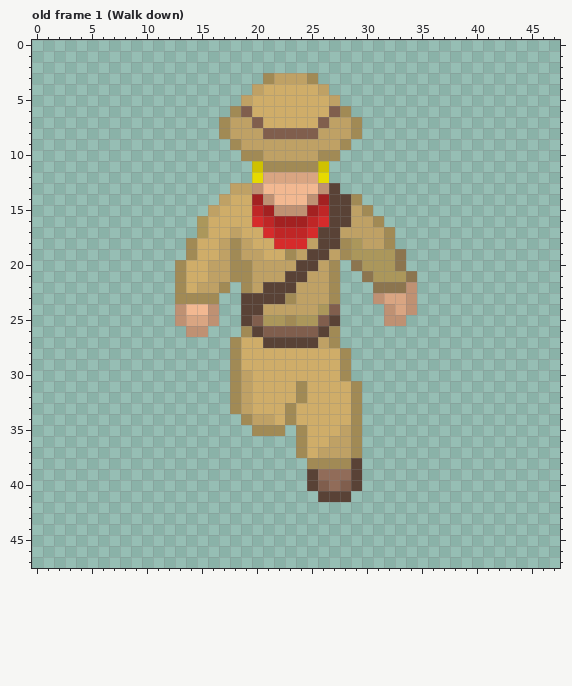
Two states of a pixel-art file, .gdignore/Aseprite/Explorer chop animation.aseprite. Above: the version before the commit.
48x48 pixels, 39 frames. Shown: old frame 1 (Walk down). The commit also changed other frames, which this record leaves out.
New version:
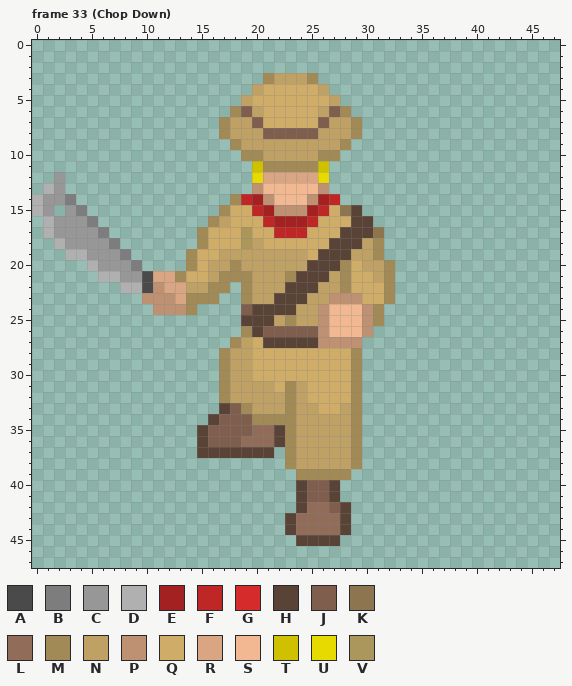
Palette (. is transparent): A #4a4a4a  B #7d7d7d  C #979797  D #b0b0b0  E #a32121  F #bf2626  G #d62b2b  H #594236  J #805e4d  K #8c754f  L #916c59  M #a18a55  N #bfa165  P #bf9173  Q #cfad69  R #d9a582  S #f2b891  T #cfc100  U #e6da00  V #ab975b
A new or re-ordered frame is compared with the old frame closest to it.
The author wrote: Day 2 WIP right facing chop anim updates
From old to new:
layer "Ed" added
layer "Machete" removed
frames re-ordered
Changed rows in their new state; - is an unchanged pixel.
Frame 33 (Chop Down) against old frame 1 (Walk down):
first column x 20:
 6 N-----N
first column x 0:
12 --C--------------------------------
13 -DC---------------..-------.-------
14 DCCB-------------.MF-------F..-----
15 DC-CB-----------.M---------QKH.----
16 -DCCCB---------.MN--Q-----QQQHH.---
17 -DCCCCB--------M--QV-Q---QQQHHHK.--
18 --DCCCCB------.M-QQVN-QQQQQ-HH-M.--
19 ---DDCCCB---------N--NNN-Q-HHNNM..-
20 -----DCCCB---.M----N----N-HHMQNNM.-
21 ------DDCCARR----M-----M-HHNMQQNM..
22 --------DDAPRRN-M----NN-HH-NMQQQM..
23 ----------PPPR-----MNN-HH--PPPQQM..
24 -----------PP-M..--J-HHH--PSSSPM...
25 -------------....---HHN-NNPSSSPM..-
26 --------------..----------PSSSP----
27 -------------------N------PPPP-----
28 -----------------MNN--------QM-----
29 -----------------MNN--------QM-----
30 -----------------MN---------QM-----
31 -----------------MN-NN-MN----------
32 -----------------MN-NNNMN----------
33 -----------------HJMNNN-NN--N------
34 ----------------HJJJMMM-NNNNN------
35 ---------------HJJJJLLHMNNNN-------
36 ---------------HJJJLLLHMNNN--------
37 ---------------HHHHHHH-MNN---------
38 -----------------------MNNNNNM-----
39 ------------------------MMMMM.-----
40 ------------------------HJ-H..-----
41 ------------------------HJJ-.------
42 ------------------------HLLJH------
43 -----------------------HLLLLH------
44 -----------------------HLLLLH------
45 ------------------------HHHH-------
Pixel boxes of the changes (left, top, right, bottom) in both pictures:
changed: (252, 106, 263, 117)
changed: (318, 106, 329, 117)
changed: (32, 172, 417, 546)
